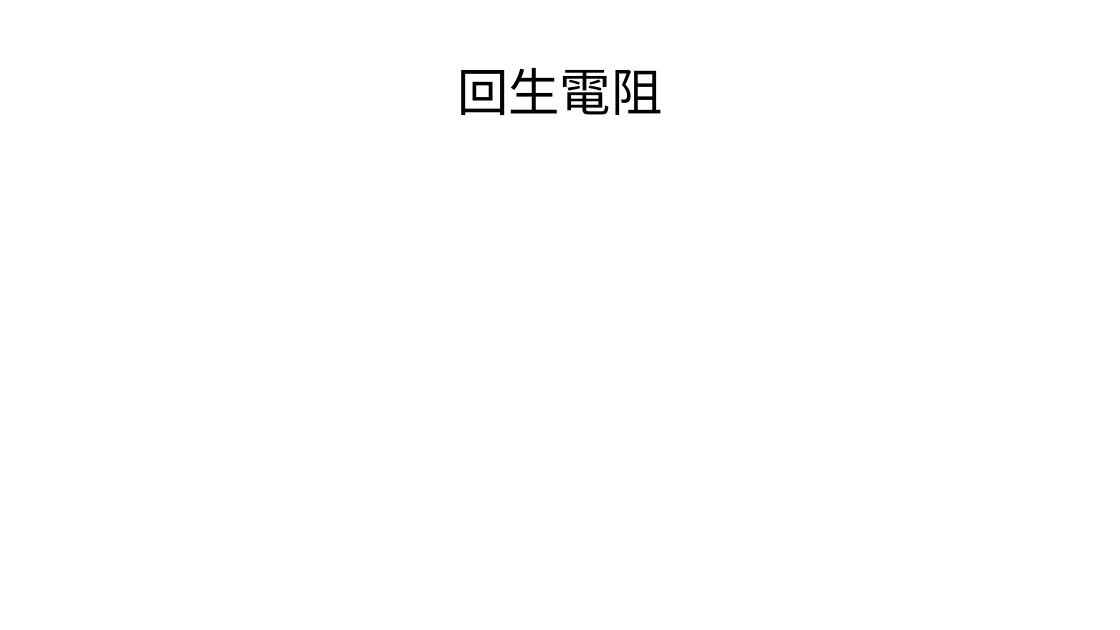
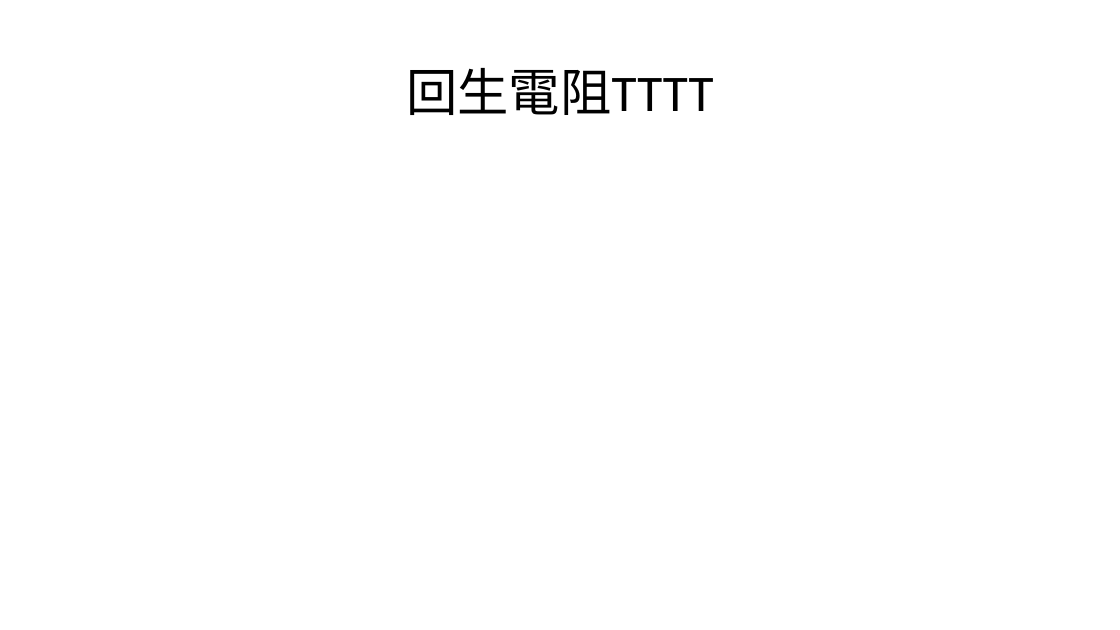
Before and after one commit to handsomeyo-wei/introduce-product-of-controllers-and-drivers, a slide deck: slide 10 of 產品簡介.pptx. Drawn at 1120x630 pixels with LibreOffice and Linux fonts; fonts in the diff are those of the drawing. Boxes give left, top, right and bottom in pixels: in the first picture for what was removed or moved away, otherwise in the second. Text is boxed around its words. In the diff, an @@ line names an element or a change of style, - is before the commit and + after.

Commit message:
Test

```diff
--- a/產品簡介.pptx
+++ b/產品簡介.pptx
@@ title at (x1=406, y1=68, x2=714, y2=115): text changed @@
-回生電阻
+回生電阻TTTT
```
